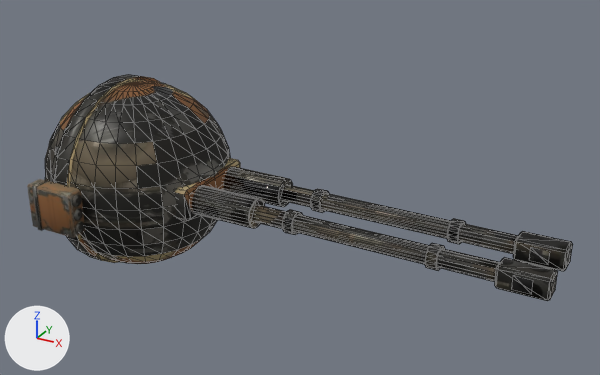
An edit to the glTF model game/models/turrets/turret_kit_tail_ball_t2.glb, drawn before and after from the same camera.
Both versions are drawn from a camera (50 mm lens) standing at (1.672, -1.954, 1.048) and looking at (0.572, 0.046, 0.048). Every picture has the same lights, and +X, +Y and +Z are marked at lower left. The picture after the commit comes second. Mesh edges are drawn as thin lines on the coarser meshes. Where no turn or scale is listed for an object, it has been applied to the vertices. Vertices at exactly the same position are counted once.

In view in the first picture: 'pods', 'turret_tail_ball_t2'.
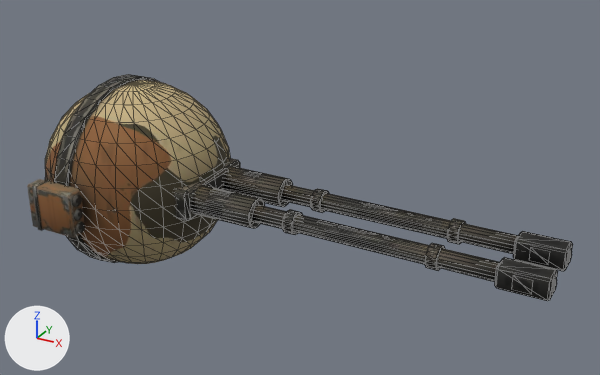
What changed in the scene script:
```text
Change me_sphere:
    used by ob_turret_tail_ball_t2; location = (0.0, 0.0, 0.0)
    remove me_sphere.from_pydata(...)  # 798 vertices, 1536 faces; spans x -0.3..1.36, y -0.31..0.31, z -0.31..0.31
    add me_sphere.from_pydata(...)  # 846 vertices, 1624 faces; spans x -0.3..1.36, y -0.31..0.31, z -0.31..0.31
    me_sphere part 1: 1519 kept faces spanning x -0.3..1.36, y -0.31..0.31, z -0.31..0.31 get new texture (UV) coordinates
    edits to the shape of me_sphere do not show in these pictures
```

Where the change shows, as pixel boxes (x1, y1, x2, y2) in the pictures (600 x 375 px):
part 1 of me_sphere, surface changed: (45, 75, 571, 299) in both
